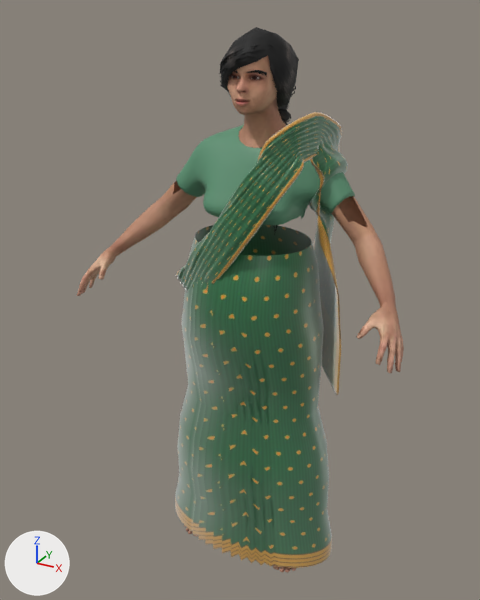
Before and after pictures for a commit that changed the glTF model godot/assets/people/crowd_w1.glb.
Rendered twice from a 50 mm camera at (0.813, -1.63, 1.62) aimed at (-0.065, -0.034, 0.822). The lights are fixed; the arrows at lower left show +X, +Y and +Z. The first picture is the older version.

Objects in the first picture: 'Pallu', 'Saree', 'w1', 'w1.braid01', 'w1.female_casualsuit02' and 2 more.
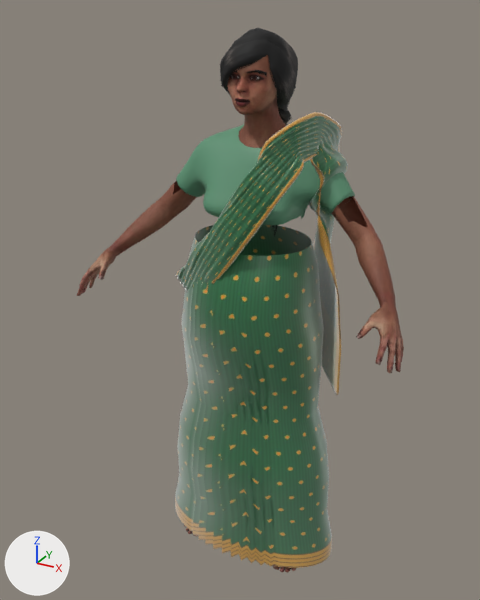
Location of each change, (x1, y1, x2, y2) in pixels of the pictures (480 x 600 px):
'w1', surface changed
    both: (77, 56, 404, 573)

The change in detail:
Picture 'indian_skin3e' (img_indian_skin3e) is new.
Material 'w1.body' (mat_w1_body) changes its picture from img_indian_skin2e to img_indian_skin3e.
